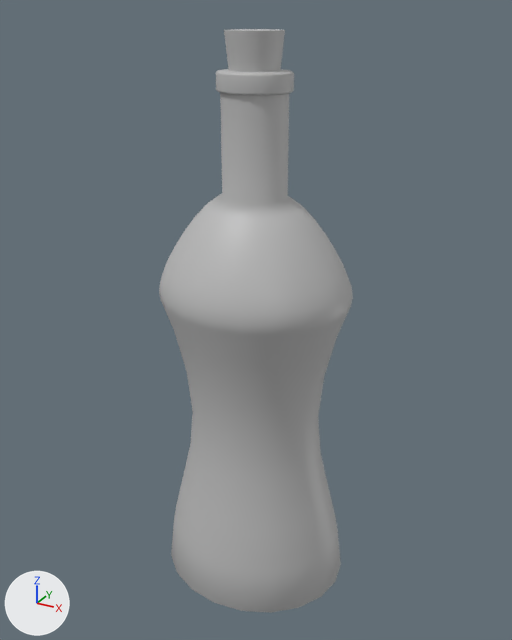
The FBX model Assets/Models/bottle.fbx: old version first, new version second.
Before and after are seen from a camera (50 mm lens) standing at (0.06, -0.1087, 0.0787) and looking at (-0.0002, 0.0009, 0.0239). Every picture has the same lights, and +X, +Y and +Z are marked at lower left. Where no turn or scale is listed for an object, it has been applied to the vertices.

The first picture shows 'bottle', 'cork'.
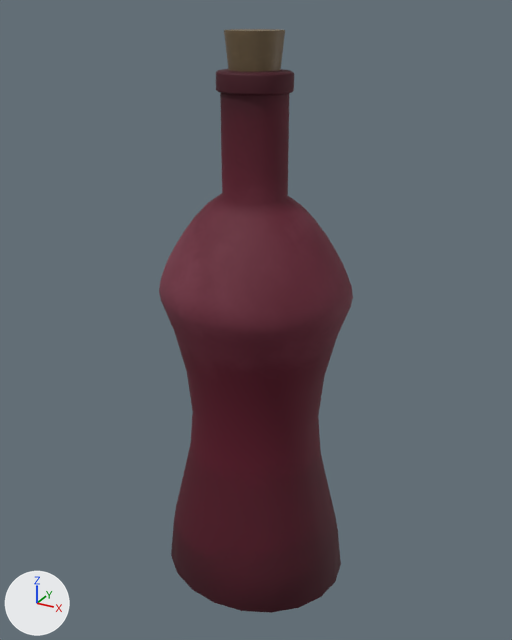
The change, as a diff of the scene's bpy script:
```diff
--- a/Assets/Models/bottle.fbx.py
+++ b/Assets/Models/bottle.fbx.py
@@ img_vermouth_mat_base_color_png @@
+img_vermouth_mat_base_color_png = load_image('vermouth_Mat_Base_Color.png', '_unpacked/vermouth_Mat_Base_Color.png', 2048, 2048, 'sRGB')
@@ img_cork_mat_base_color_png @@
+img_cork_mat_base_color_png = load_image('cork_mat_Base_Color.png', '_unpacked/cork_mat_Base_Color.png', 2048, 2048, 'sRGB')
@@ mat_vermouth_mat @@
+mat_vermouth_mat = principled_material('vermouth_Mat')
+mat_vermouth_mat.texture = img_vermouth_mat_base_color_png
+mat_vermouth_mat.roughness = 0.749
@@ mat_cork_mat @@
+mat_cork_mat = principled_material('cork_mat')
+mat_cork_mat.texture = img_cork_mat_base_color_png
@@ me_mesh @@
 me_mesh.from_pydata(...)  # 1082 vertices, 1100 faces; spans x -0.0193..0.0193, y -0.0171..0.0171, z -0.0405..0.0607
 # used by ob_bottle; location = (0.0, 0.0, 0.0087)
-me_mesh.materials.append(mat_lambert1)  # grey #bcbcbc
+# me_mesh part 1: texture (UV) coordinates of 1100 of 1100 faces, centred in x -0.0183..0.0183, y -0.0163..0.0163, z -0.0404..0.0607, changed; they spanned u 0.0..1.0, v 0.0..0.95 and now span u 0.0..1.0, v 0.0..0.97
+me_mesh.materials.append(mat_vermouth_mat)  # picture img_vermouth_mat_base_color_png
@@ me_mesh_001 @@
 me_mesh_001.from_pydata(...)  # 42 vertices, 60 faces; spans x -0.00499..0.00499, y -0.00499..0.00499, z -0.00499..0.00499
-me_mesh_001.materials.append(mat_lambert1)  # grey #bcbcbc
+me_mesh_001.materials.append(mat_cork_mat)  # picture img_cork_mat_base_color_png
```

Changed parts and their boxes [x1, y1, x2, y2] in the pictures (512 x 640 px):
'bottle', recoloured, surface changed (grey to brown): [159, 69, 353, 613] in both
'cork', recoloured (grey to brown): [224, 29, 285, 72] in both
